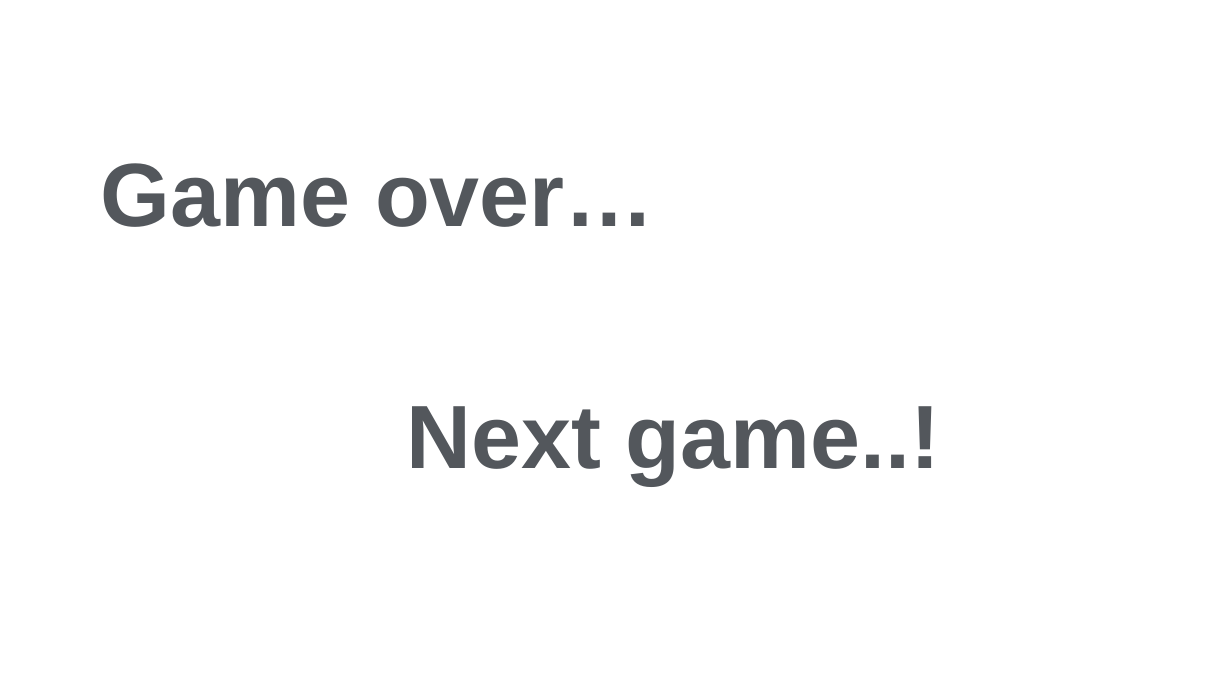
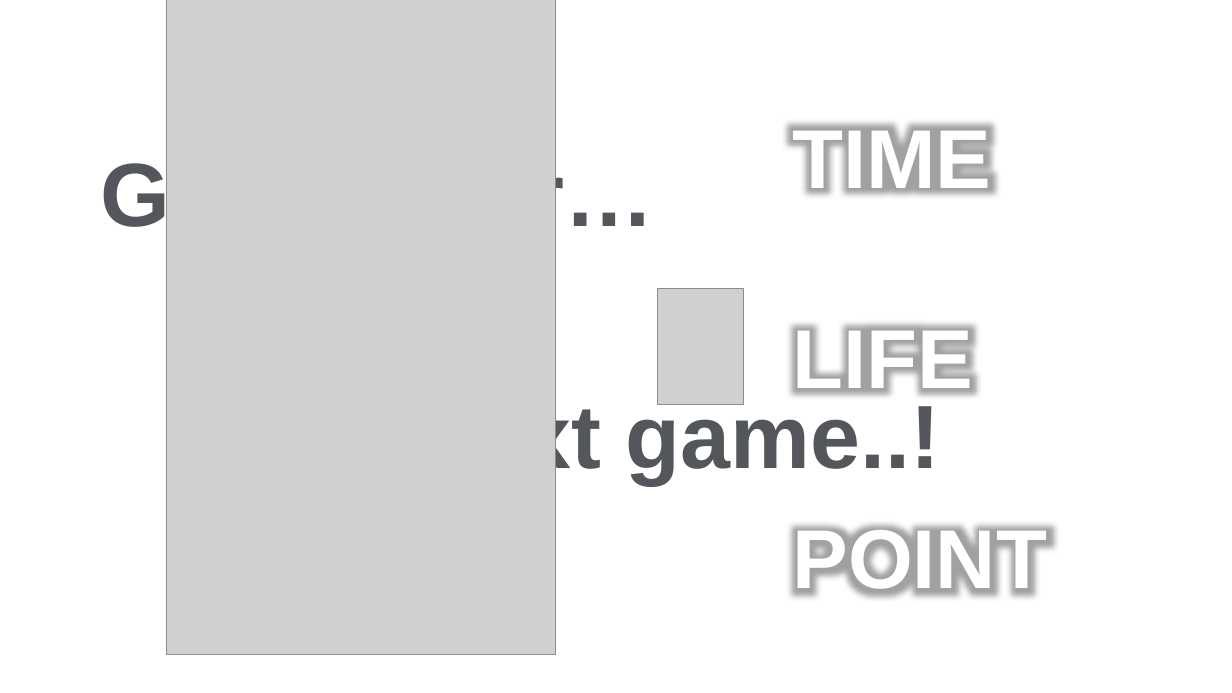
Before and after one commit to Dev-YoonLim/2DGP_YJW, a slide deck: slide 1 of Game_Project/ch1/작업용 PPT3.pptx. Drawn at 1232x693 pixels with LibreOffice and Linux fonts; fonts in the diff are those of the drawing; grey boxes stand for pictures; background and template pictures are left out. Boxes give left, top, right and bottom in pixels: in the first picture for what was removed or moved away, otherwise in the second. Text is boxed around its words. In the diff, an @@ line names an element or a change of style, - is before the commit and + after.

```diff
--- a/Game_Project/ch1/작업용 PPT3.pptx
+++ b/Game_Project/ch1/작업용 PPT3.pptx
@@ picture added at [166, 0, 555, 654] @@
@@ text added at [792, 126, 1047, 595], 65 pt, text pattern #FFFFFF on #FFFFFF, bold @@
+TIME
+LIFE
+POINT
@@ picture added at [658, 289, 744, 405] @@
```
Also in this commit, not shown: 1 slide added, 1 slide removed, 13 other files.
